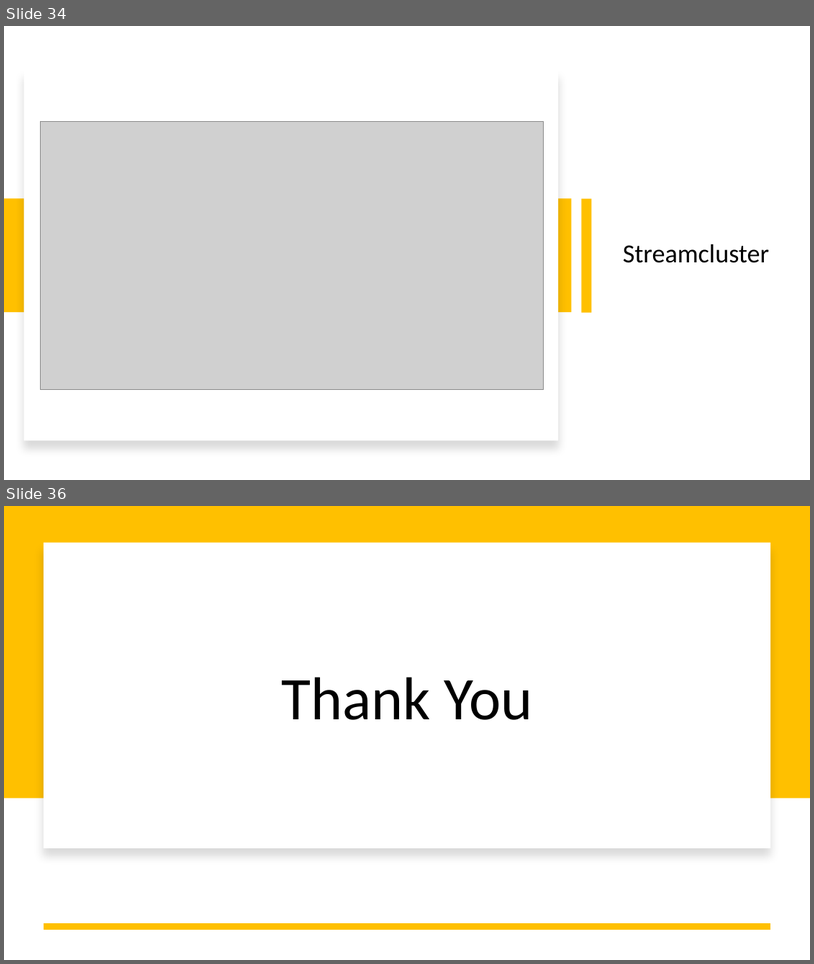
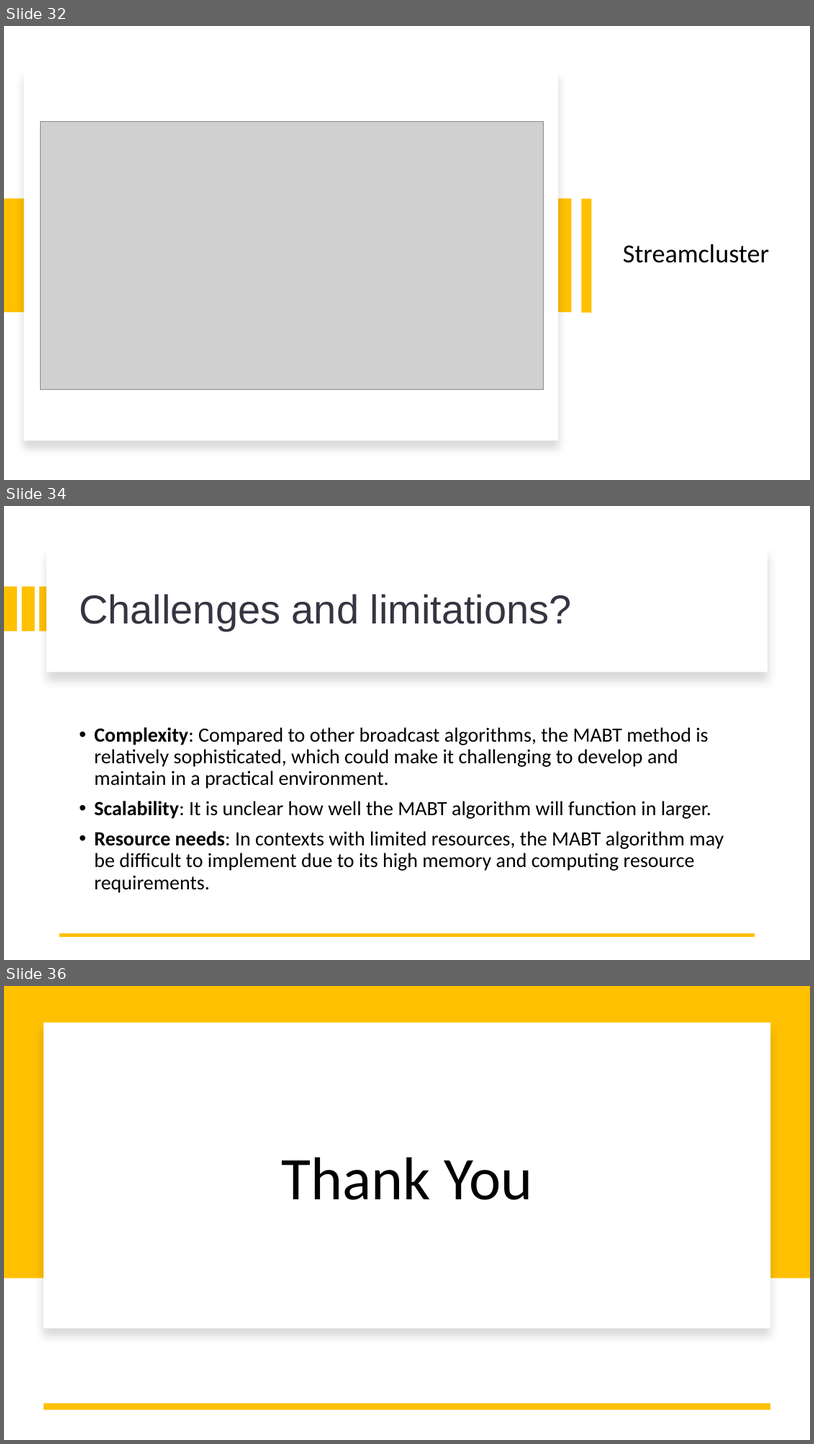
Before and after one commit to anveshmuppeda/Presentations, a slide deck: MABT_PPT.pptx. Shown one above the other, each under a label of ours: slides 34 and 36 before the commit, slides 32, 34 and 36 after it; the slides between them are not shown. The pictures are 814x964 and 814x1444 pixels, drawn with LibreOffice and Linux fonts; fonts in the diff are those of the drawing; grey boxes stand for pictures. Boxes give left, top, right and bottom in pixels: in the first picture for what was removed or moved away, otherwise in the second. Text is boxed around its words. In the diff, an @@ line names an element or a change of style, - is before the commit and + after.

```diff
--- a/MABT_PPT.pptx
+++ b/MABT_PPT.pptx
@@ slide 34 added at [4, 506, 810, 960], background #FFFFFF @@
@@ rectangle added at [46, 546, 768, 672], fill #FFFFFF @@
@@ rectangle added at [4, 587, 17, 631], fill #FFC000 @@
@@ rectangle added at [21, 587, 34, 631], fill #FFC000 @@
@@ rectangle added at [40, 587, 52, 631], fill #FFC000 @@
@@ title added at [79, 594, 572, 631], 48 pt, text #343541 @@
+Challenges and limitations?
@@ text added at [94, 727, 724, 893], 24 pt, text #000000 @@
+• Complexity: Compared to other broadcast algorithms, the MABT method is relatively sophisticated, which could make it challenging to develop and maintain in a practical environment.
+• Scalability: It is unclear how well the MABT algorithm will function in larger.
+• Resource needs: In contexts with limited resources, the MABT algorithm may be difficult to implement due to its high memory and computing resource requirements.
@@ line added from (756, 935) to (59, 935), #FFC000 4.5 pt @@
@@ what was slide 34 is now slide 32 @@
```
Also in this commit, not shown: 1 slide changed, 3 other slides added, 4 slides removed.
